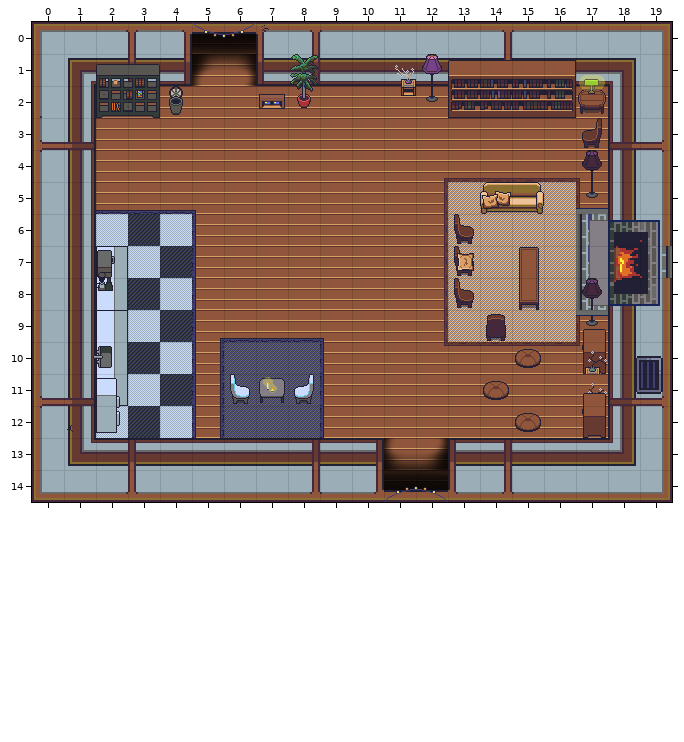
An edit to a level. Tiled map, maps/living room/living room 2.tmx. Above: the version before the commit.
Cells are 32x32 px. Shown: x 0..19, y 0..14. Layer "coffeepot" is drawn -7,0 px off the grid. Layer "microwave" is drawn -7,0 px off the grid.
After the commit:
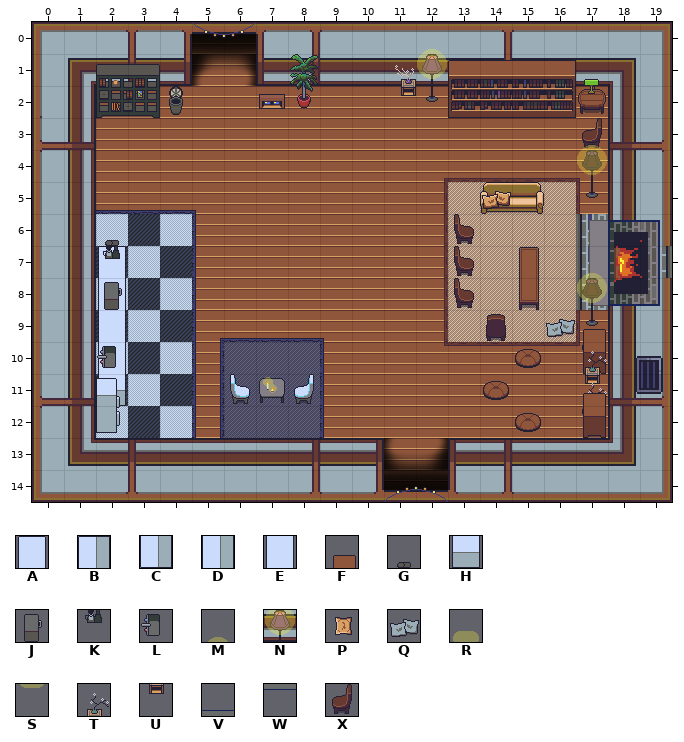
Key: from "Gather Furniture 0.x": A 21, B 47 flipped on the diagonal, C 47 turned 270, D 48 flipped on the diagonal, E 53, F 74 flipped left-right, G 79, H 85, J 109, K 111, L 112, M 137, N 169, P 260 turned 270, Q 291, R 584, S 616; from "Gather Games 0.x": T 171, U 200, V 677, W 677 turned 180; from "Gather University 0.x": X 122 flipped left-right.
_ is an empty cell.
Tiles of an added or newly shown layer are drawn over the layers below it.
See-through tiles are keyed as they look on the map.
The exact change:
Layer "background/furnish":
The author changed tile B to tile A in row 7 at x 2.
The author changed tile B to tile E in row 9 at x 2.
The author changed tile D to tile E in row 8 at x 2; in row 10 at x 2.
The author changed tile C to tile H in row 11 at x 2.
Tile X now appears in row 3 at x 17.
Layer "background/furnish 2":
Tile G now appears in row 6 at x 2.
Tile J now appears in row 8 at x 2.
Tile K now appears in row 7 at x 2.
Tile L now appears in row 10 at x 2.
Tile Q now appears in row 9 at x 16.
The author cleared tile P in row 7 at x 13.
Layer "background/furnish 3":
Tile U now appears in row 11 at x 17.
Layer "glow" (now hidden):
The author cleared tile R in row 1 at x 17.
The author cleared tile S in row 2 at x 17.
The author cleared tile V in row 5 at x 17.
The author cleared tile W in row 9 at x 17.
The author cleared tile X in row 3 at x 17.
Layer "sink" (removed):
The author cleared tile L in row 10 at x 2.
Layer "microwave" (removed):
The author cleared tile J in row 7 at x 2.
Layer "coffeepot" (removed):
The author cleared tile G in row 7 at x 2.
The author cleared tile K in row 8 at x 2.
Layer "foreground/fg 1" (added):
Tile G now appears in row 6 at x 2.
Tile K now appears in row 7 at x 2.
Tile T now appears in row 11 at x 17.
Layer "foreground/fg 2" (added):
Tile F now appears in row 11 at x 17.
Tile M now appears in row 0 at x 12; in row 3 at x 17; in row 7 at x 17.
Tile N now appears in row 1 at x 12; in row 4 at x 17; in row 8 at x 17.
